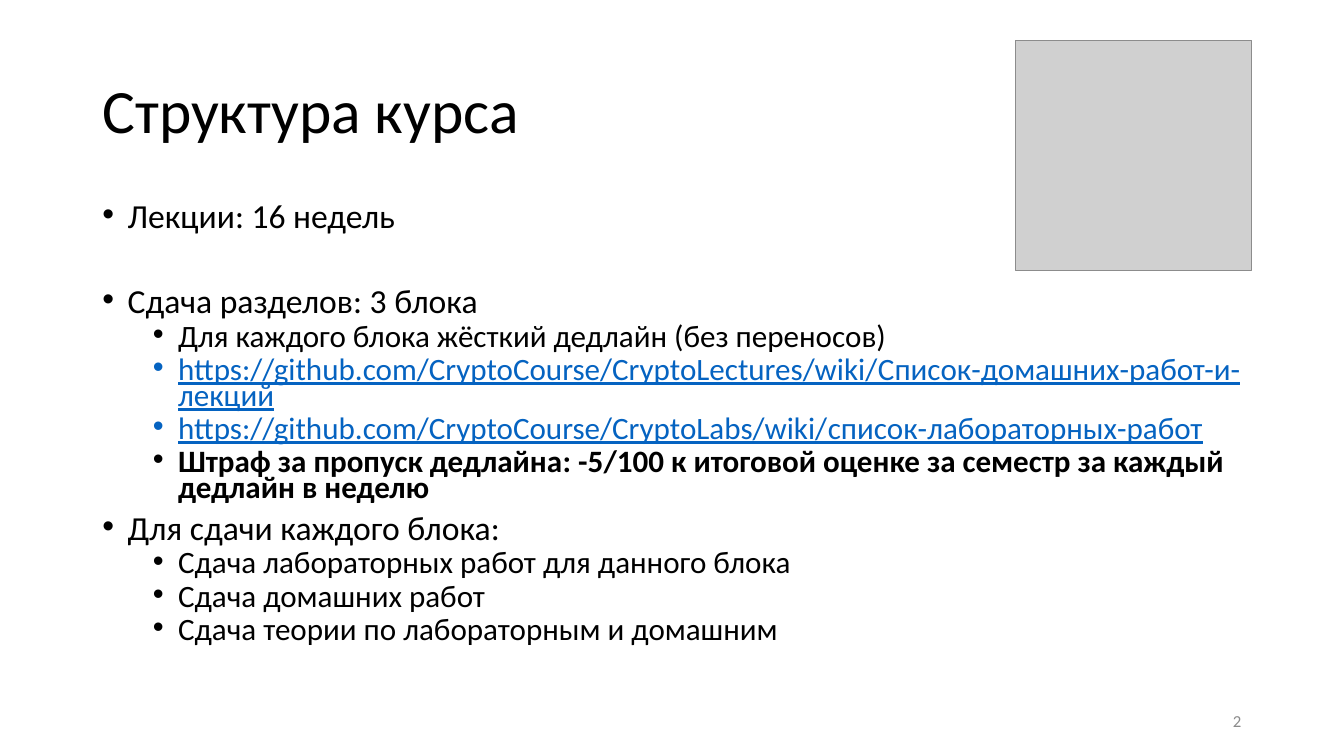
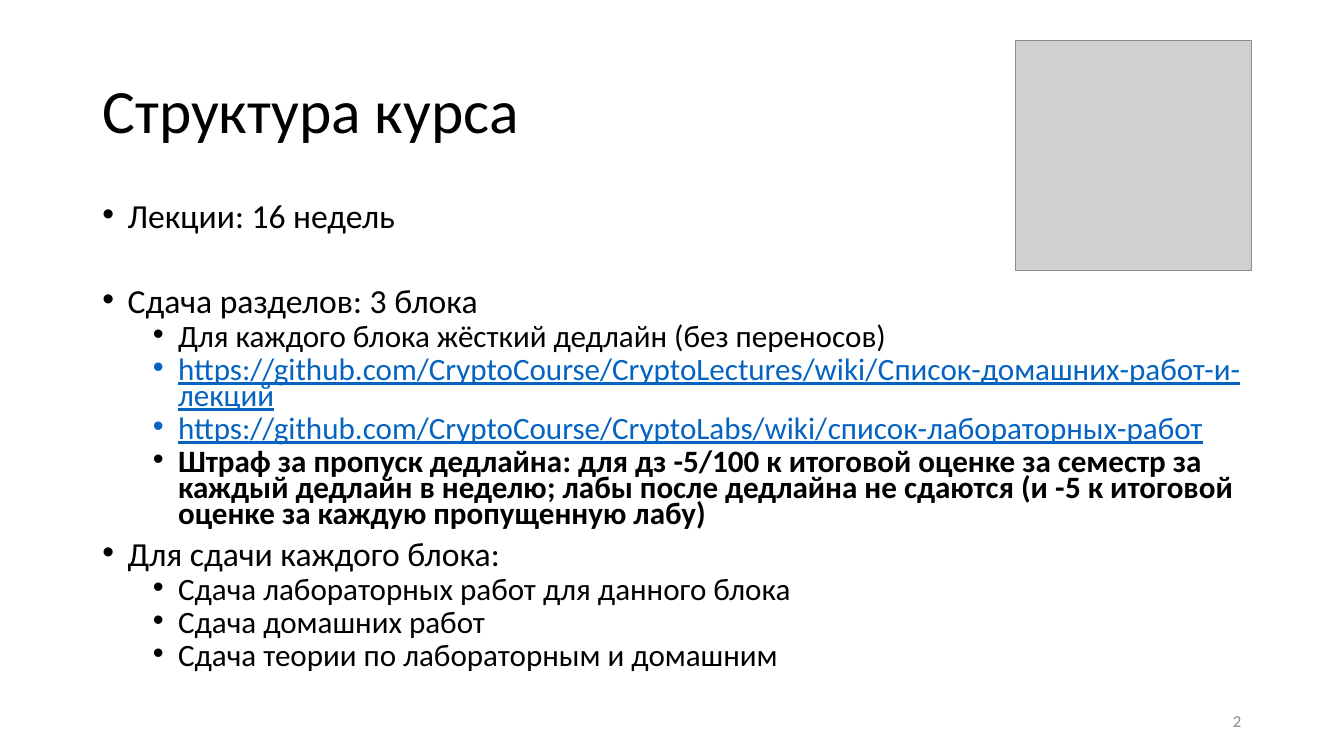
Before and after one commit to CryptoCourse/CryptoLectures, a slide deck: slide 2 of Lectures/Lecture1.pptx. Drawn at 1344x756 pixels with LibreOffice and Linux fonts; fonts in the diff are those of the drawing; grey boxes stand for pictures. Boxes give left, top, right and bottom in pixels: in the first picture for what was removed or moved away, otherwise in the second. Text is boxed around its words. In the diff, an @@ line names an element or a change of style, - is before the commit and + after.

Commit message:
lec 1 update

```diff
--- a/Lectures/Lecture1.pptx
+++ b/Lectures/Lecture1.pptx
@@ text at [178,450,1233,529]: text changed @@
-  • Штраф за пропуск дедлайна: -5/100 к итоговой оценке за семестр за каждый дедлайн в неделю
+  • Штраф за пропуск дедлайна: для дз -5/100 к итоговой оценке за семестр за каждый дедлайн в неделю; лабы после дедлайна не сдаются (и -5 к итоговой оценке за каждую пропущенную лабу)
```
Also in this commit, not shown: 4 other slides changed, 2 slides added.
